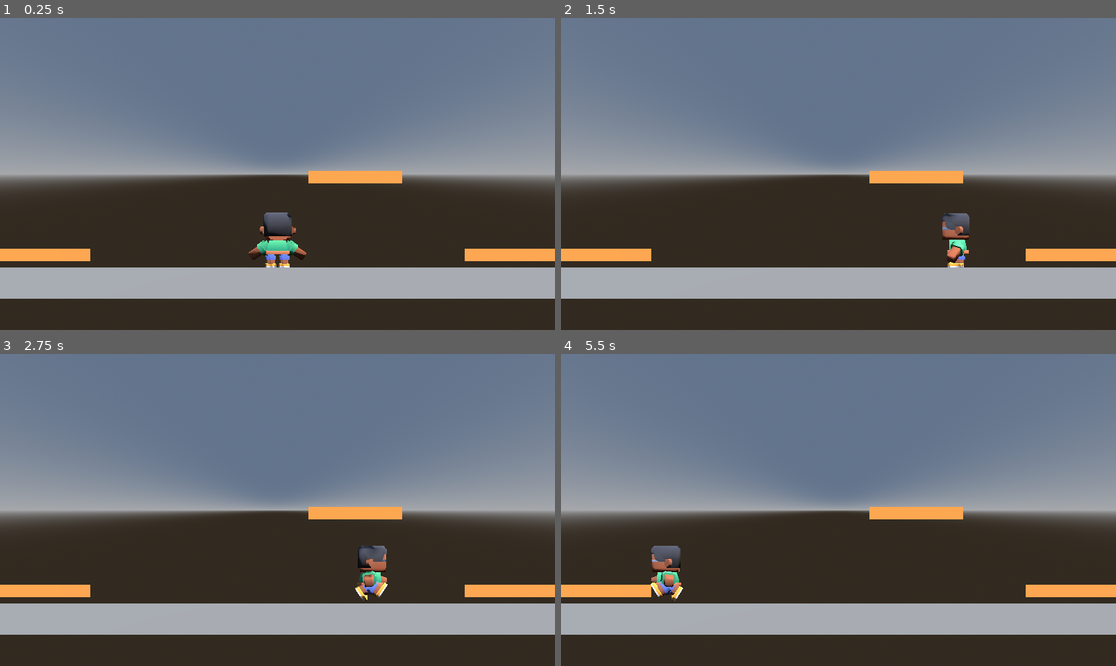
Above: before the commit, frames 1-4 (two rows, left to right).
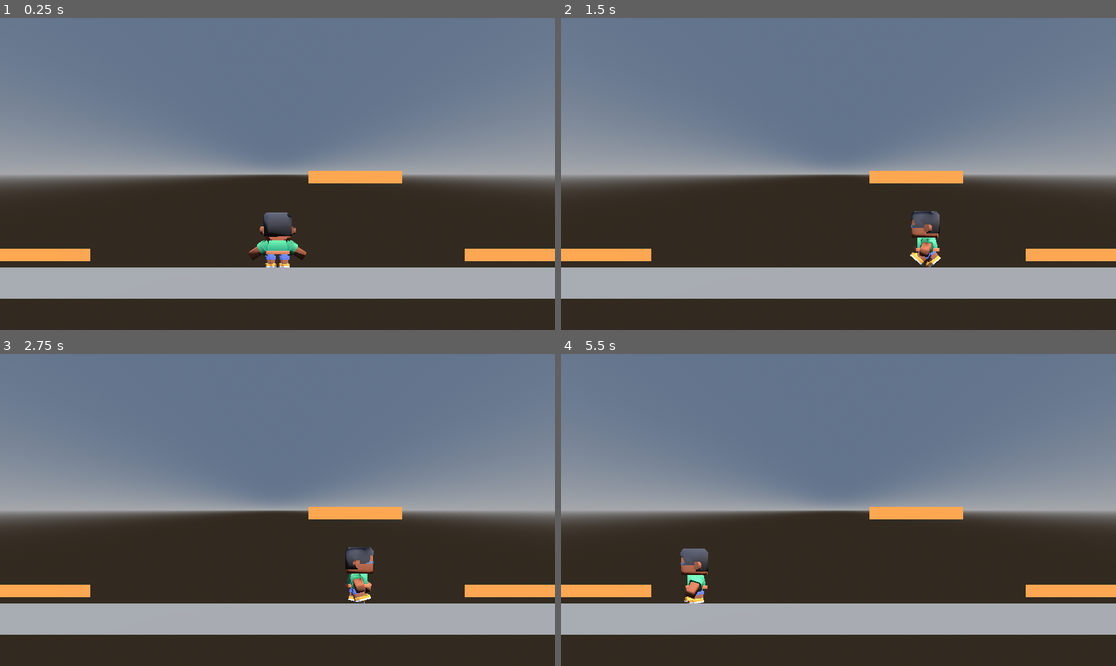
Above: after the commit, the same moments.

Repository: allan-gomez-creator/Barrasbalas
Game: Godot game, scene res://main.tscn
Two runs of this game, one before a commit and one after it. Both use one fixed random seed, a clock stepped at 60 frames per second and the inputs below.
Inputs:
- Up to frame 1 (0.25 s): no input
- Up to frame 2 (1.5 s): tap Enter at 0.5 s; hold D (move_right) 0.53-1.28 s; tap Space (saltar) at 0.77 s; hold A (move_left) from 1.28 s (still down)
- Up to frame 3 (2.75 s): tap Space (saltar) at 1.52 s; release A (move_left) at 2.03 s; hold D (move_right) from 2.03 s (still down)
- Up to frame 4 (5.5 s): release D (move_right) at 2.78 s; hold W (move_up) 2.78-3.53 s; tap Space (saltar) at 3.02, 3.77, 4.52 s; hold A (move_left) from 3.53 s (still down)

The runs differ from the first frame. In frame 1, less than 0.1% of the frame differs, in the area x 44-56%, y 63-78%; in frame 2, 1.3%; in frame 3, 1.0%; in frame 4, 1.4%, in the area x 16-27%, y 61-80%.

Commit message:
Update personaje.gd

Diff:
--- a/personaje.gd
+++ b/personaje.gd
@@ -1,8 +1,11 @@
 extends CharacterBody3D
 
-@export var speed = 5.0
-@export var tiempo_arranque = 0.2
-@export var gravedad = 20.0
+enum Estado { QUIETO, CAMINAR, AIRE }
+const VISIBILIDAD = [3.0, 5.0, 8.0]   # metros, en el orden del enum
+
+@export var speed = 4.0
+@export var tiempo_arranque = 0.1
+@export var gravedad = 30.0
 @export var altura_salto = 1.5
 @onready var anim = $Modelo/AnimationPlayer
 
@@ -11,6 +14,8 @@
 var empuje = Vector3.ZERO   # velocidad extra en m/s (dash, retroceso)
 var accion = ""             # animación de la acción; "" = ninguna
 var avance = 0.0            # la parte de la velocidad que dan las teclas
+var estado = Estado.QUIETO
+var visibilidad = 0.0
 
 
 func _physics_process(delta):
@@ -26,17 +31,37 @@
 
 	if lado != 0:
 		rotation.y = -PI / 2 * sign(lado)   # mira hacia +X o hacia -X
+
+	move_and_slide()
+	var antes = estado
+	estado = elegir_estado()
+	visibilidad = VISIBILIDAD[estado]
+	if estado != antes:
+		print("estado ", Estado.keys()[estado], " · visibilidad ", visibilidad, " m")
+	animar()
+	_prueba()
+
+
+func elegir_estado():
+	if not is_on_floor():
+		return Estado.AIRE
+	var rapidez = absf(velocity.x)
+	if rapidez < 0.1:
+		return Estado.QUIETO
+	return Estado.CAMINAR
+
+
+func animar():
 	if accion != "":
 		anim.play(accion)
-	elif not is_on_floor():
-		anim.play("jump" if velocity.y > 0 else "fall")
-	elif absf(avance) > 0.1:
-		anim.play("walk")
-	else:
-		anim.play("idle")
-
-	move_and_slide()
-	_prueba()
+		return
+	match estado:
+		Estado.QUIETO:
+			anim.play("idle")
+		Estado.CAMINAR:
+			anim.play("walk")
+		Estado.AIRE:
+			anim.play("jump" if velocity.y > 0 else "fall")
 # ---------------------------------------------------------------------------
 # PRUEBAS AUTOMÁTICAS. No hace falta entender esta parte: en el Inspector del
 # Personaje elijan "Prueba" (y, si la prueba usa una acción, escriban su nombre
